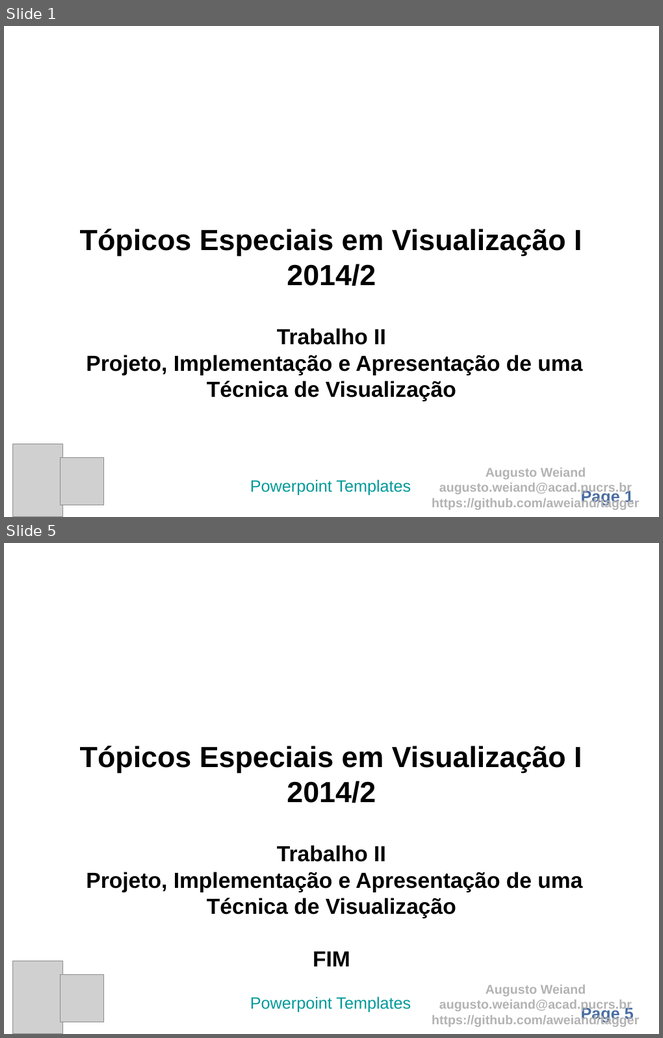
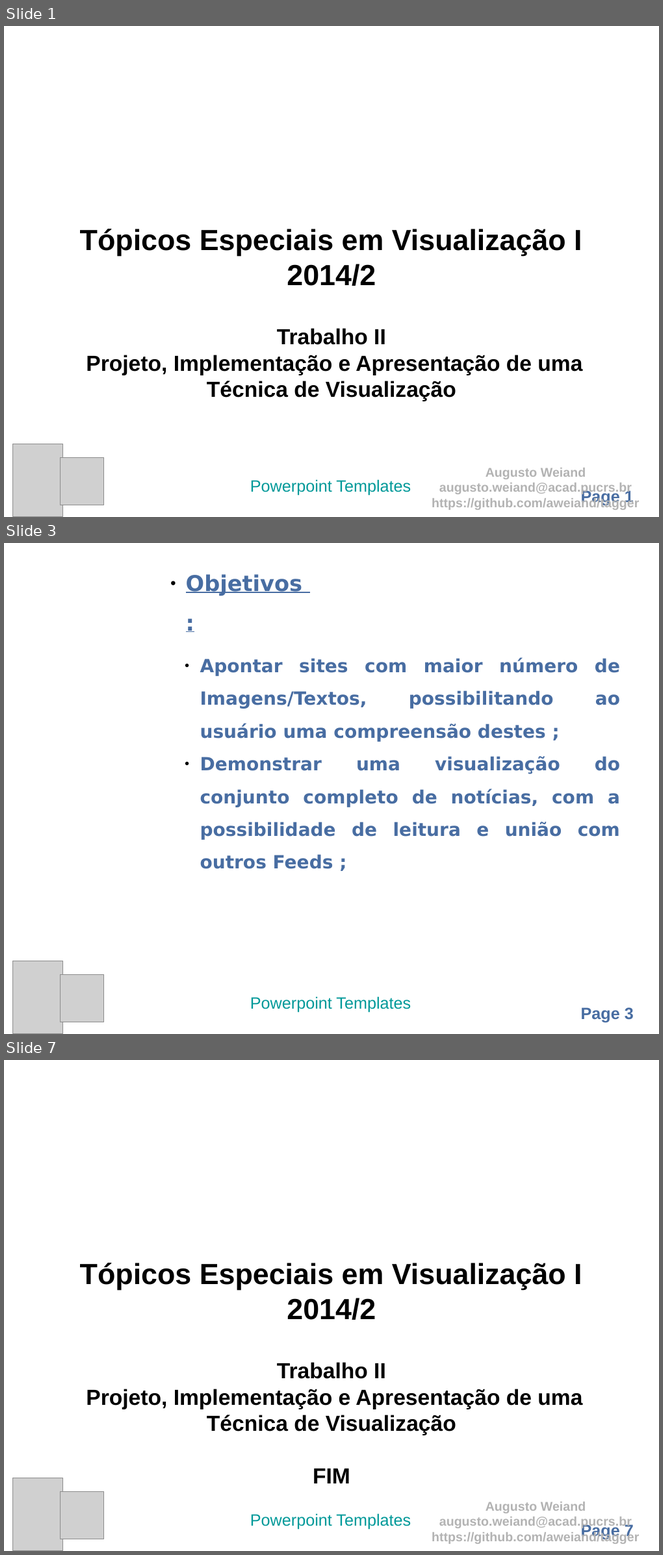
Before and after one commit to aweiand/tagger, a slide deck: Apresentacao.odp. Shown one above the other, each under a label of ours: slides 1 and 5 before the commit, slides 1, 3 and 7 after it; the slides between them are not shown. The pictures are 663x1038 and 663x1555 pixels, drawn with LibreOffice and Linux fonts; fonts in the diff are those of the drawing; grey boxes stand for pictures; background and template pictures are left out. Boxes give left, top, right and bottom in pixels: in the first picture for what was removed or moved away, otherwise in the second. Text is boxed around its words. In the diff, an @@ line names an element or a change of style, - is before the commit and + after.

```diff
--- a/Apresentacao.odp
+++ b/Apresentacao.odp
@@ slide 3 added at (4,543,659,1034), background picture (left out); not listed: 1 template element that a slide beside it also shows @@
@@ text added at (186,574,302,596), 24 pt, text #486DA2, bold, underline @@
+● Objetivos :
@@ text added at (200,658,620,869), 20 pt, text #486DA2, bold @@
+● Apontar sites com maior número de Imagens/Textos, possibilitando ao usuário uma compreensão destes ;
+● Demonstrar uma visualização do conjunto completo de notícias, com a possibilidade de leitura e união com outros Feeds ;
@@ picture added at (13,962,63,1034) @@
@@ picture added at (61,977,96,1018) @@
@@ picture added at (61,975,104,1022) @@
@@ text added at (250,997,411,1013), 18 pt, text #009999 @@
+Powerpoint Templates
@@ what was slide 5 is now slide 7 @@
@@ page number at (581,1523,634,1540): text changed @@
-Page 5
+Page 7
```
Also in this commit, not shown: 1 slide changed, 3 other slides added, 2 slides removed, 11 other files.
